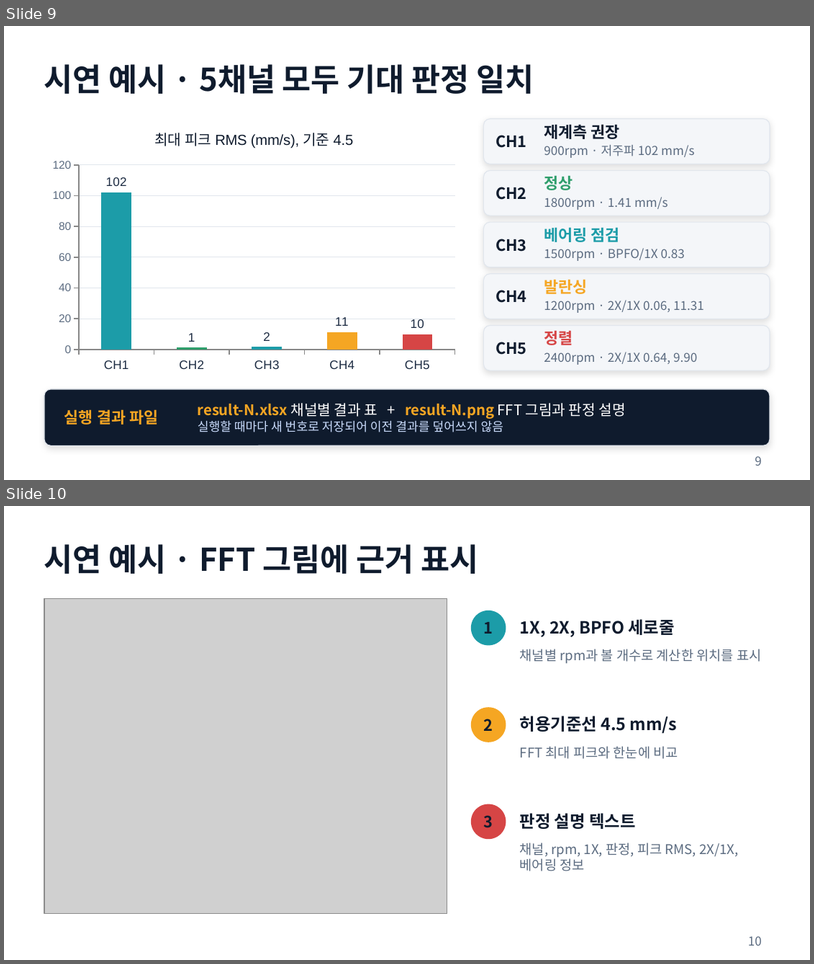
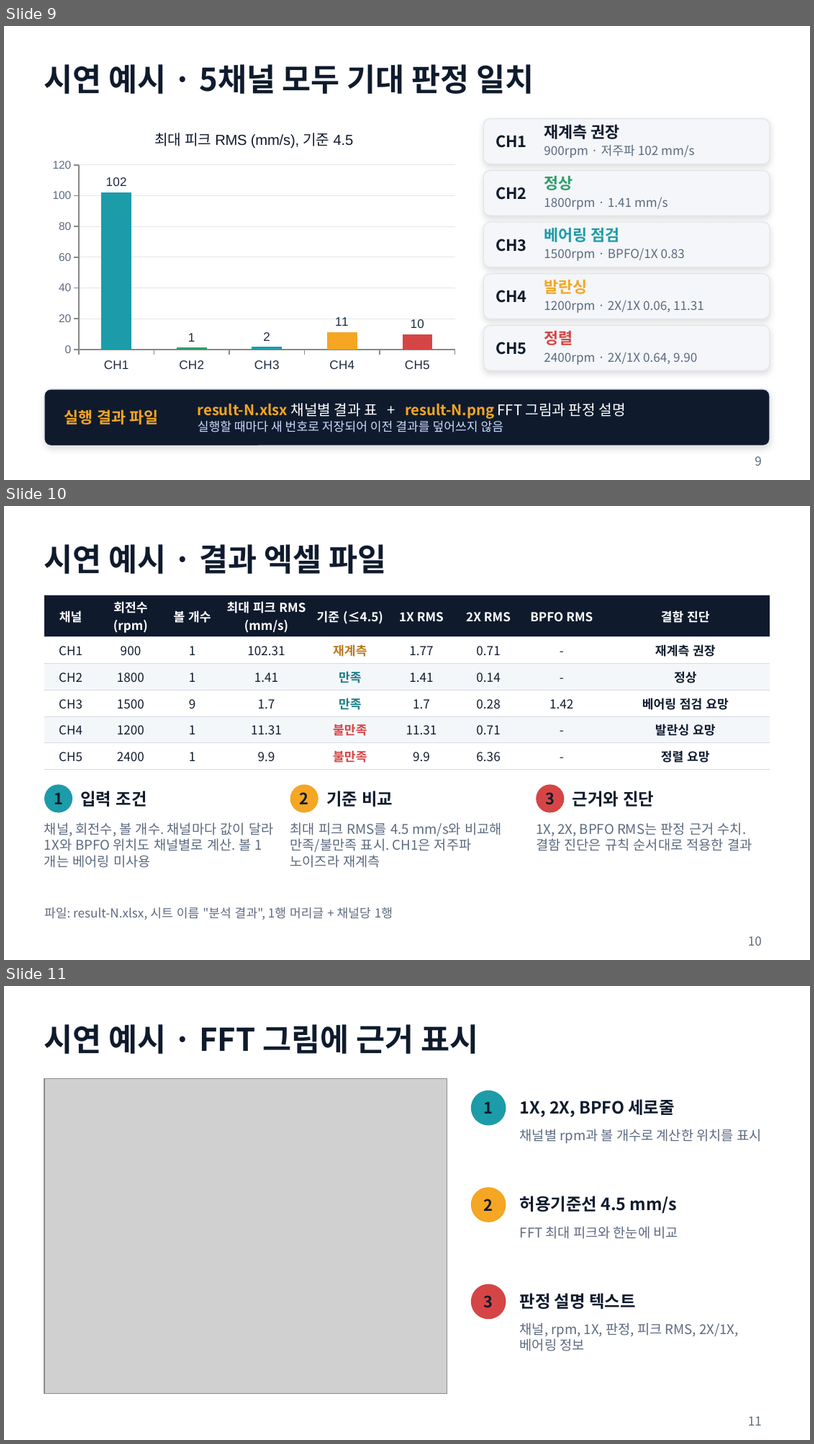
Before and after one commit to njpark22-eng/test, a slide deck: vibe-agent-demo-1.pptx. Shown one above the other, each under a label of ours: slides 9 and 10 before the commit, slides 9, 10 and 11 after it. The pictures are 814x964 and 814x1444 pixels, drawn with LibreOffice and Linux fonts; fonts in the diff are those of the drawing; grey boxes stand for pictures. Boxes give left, top, right and bottom in pixels: in the first picture for what was removed or moved away, otherwise in the second. Text is boxed around its words. In the diff, an @@ line names an element or a change of style, - is before the commit and + after.

```diff
--- a/vibe-agent-demo-1.pptx
+++ b/vibe-agent-demo-1.pptx
@@ slide 10 added at (4,506,810,960), background #FFFFFF @@
@@ text added at (44,544,386,574), 28 pt, text #0F1B2D, bold @@
+시연 예시 · 결과 엑셀 파일
@@ table added at (44,595,770,765), 6 rows, 9 columns @@
+채널 | 회전수 (rpm) | 볼 개수 | 최대 피크 RMS (mm/s) | 기준 (≤4.5) | 1X RMS | 2X RMS | BPFO RMS | 결함 진단
+CH1 | 900 | 1 | 102.31 | 재계측 | 1.77 | 0.71 | - | 재계측 권장
+CH2 | 1800 | 1 | 1.41 | 만족 | 1.41 | 0.14 | - | 정상
+CH3 | 1500 | 9 | 1.7 | 만족 | 1.7 | 0.28 | 1.42 | 베어링 점검 요망
+CH4 | 1200 | 1 | 11.31 | 불만족 | 11.31 | 0.71 | - | 발란싱 요망
+CH5 | 2400 | 1 | 9.9 | 불만족 | 9.9 | 6.36 | - | 정렬 요망
@@ ellipse added at (44,784,72,813), fill #1C9CA8 @@
@@ ellipse added at (291,784,319,813), fill #F5A623 @@
@@ ellipse added at (536,784,564,813), fill #D64545 @@
@@ text added at (54,793,63,804), 14 pt, text #0F1B2D, bold @@
+1
@@ text added at (80,790,147,806), 15 pt, text #0F1B2D, bold @@
+입력 조건
@@ text added at (300,792,309,804), 14 pt, text #0F1B2D, bold @@
+2
@@ text added at (327,790,393,806), 15 pt, text #0F1B2D, bold @@
+기준 비교
@@ text added at (545,792,555,805), 14 pt, text #0F1B2D, bold @@
+3
@@ text added at (573,790,654,806), 15 pt, text #0F1B2D, bold @@
+근거와 진단
@@ text added at (44,822,273,867), 12 pt, text #5B6B80 @@
+채널, 회전수, 볼 개수. 채널마다 값이 달라 1X와 BPFO 위치도 채널별로 계산. 볼 1개는 베어링 미사용
@@ text added at (291,822,502,867), 12 pt, text #5B6B80 @@
+최대 피크 RMS를 4.5 mm/s와 비교해 만족/불만족 표시. CH1은 저주파 노이즈라 재계측
@@ text added at (536,822,752,851), 12 pt, text #5B6B80 @@
+1X, 2X, BPFO RMS는 판정 근거 수치. 결함 진단은 규칙 순서대로 적용한 결과
@@ text added at (44,907,393,919), 11 pt, text #5B6B80 @@
+파일: result-N.xlsx, 시트 이름 "분석 결과", 1행 머리글 + 채널당 1행
@@ page number added at (748,936,762,945), 11 pt, text #5B6B80 @@
+10
@@ what was slide 10 is now slide 11 @@
@@ page number at (748,1416,762,1425): text changed @@
-10
+11
```
Also in this commit, not shown: 3 slides changed, 2 other slides added, 3 other files.
